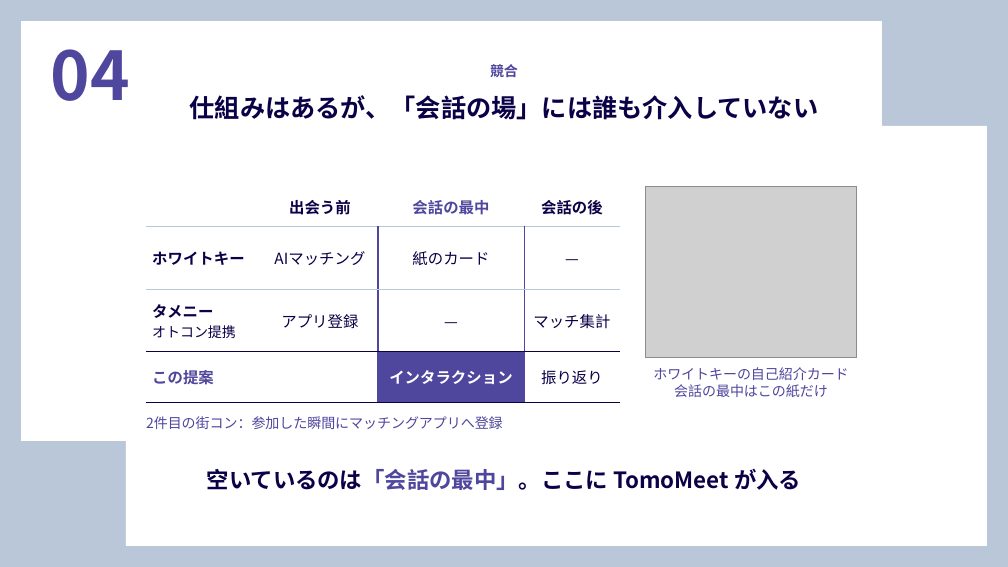
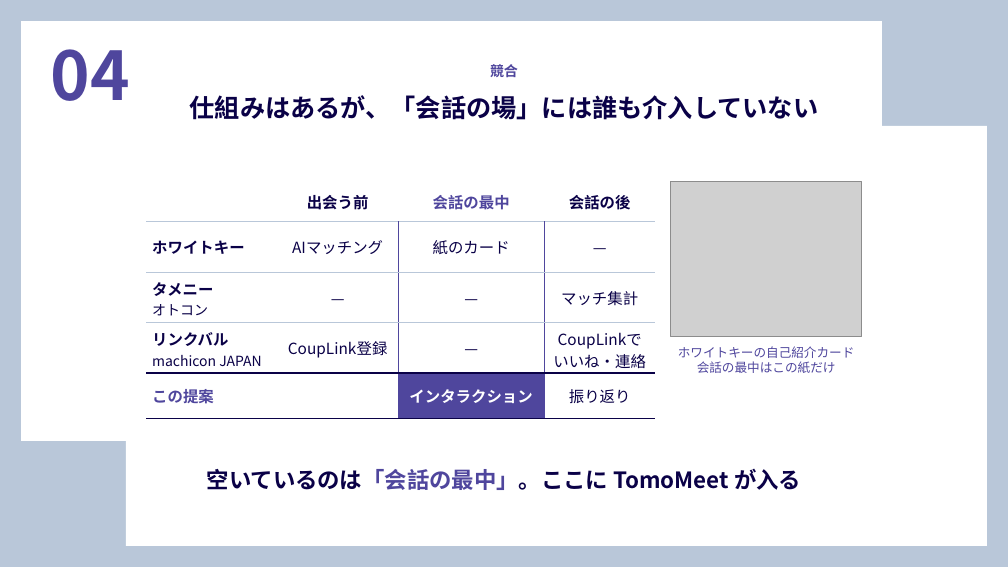
Before and after one commit to waka1220/waka1220, a slide deck: slide 1 of slides/slide04_competitors.pptx. Drawn at 1008x567 pixels with LibreOffice and Linux fonts; fonts in the diff are those of the drawing; grey boxes stand for pictures. Boxes give left, top, right and bottom in pixels: in the first picture for what was removed or moved away, otherwise in the second. Text is boxed around its words. In the diff, an @@ line names an element or a change of style, - is before the commit and + after.

```diff
--- a/slides/slide04_competitors.pptx
+++ b/slides/slide04_competitors.pptx
@@ table at <box>146,181,655,414</box> @@
-row 3: タメニー / オトコン提携 | アプリ登録 | — | マッチ集計
+row 3: タメニー / オトコン | — | — | マッチ集計
+row 4: リンクバル / machicon JAPAN | CoupLink登録 | — | CoupLinkで / いいね・連絡
@@ table: place and size @@
-table at <box>146,186,620,402</box>
+table at <box>146,181,655,414</box>
@@ picture: place and size @@
-picture at <box>645,186,857,358</box>
+picture at <box>670,181,862,337</box>
@@ text "ホワイトキーの自己紹介カード": place and size @@
-text "ホワイトキーの自己紹介カード" at <box>653,367,848,397</box>
+text "ホワイトキーの自己紹介カード" at <box>678,346,855,373</box>
@@ text "ホワイトキーの自己紹介カード" at <box>678,346,855,373</box>: size 10 to 9 pt @@
@@ text removed at <box>146,416,503,429</box> @@
-2件目の街コン：参加した瞬間にマッチングアプリへ登録
```
Also in this commit, not shown: 2 other files.
